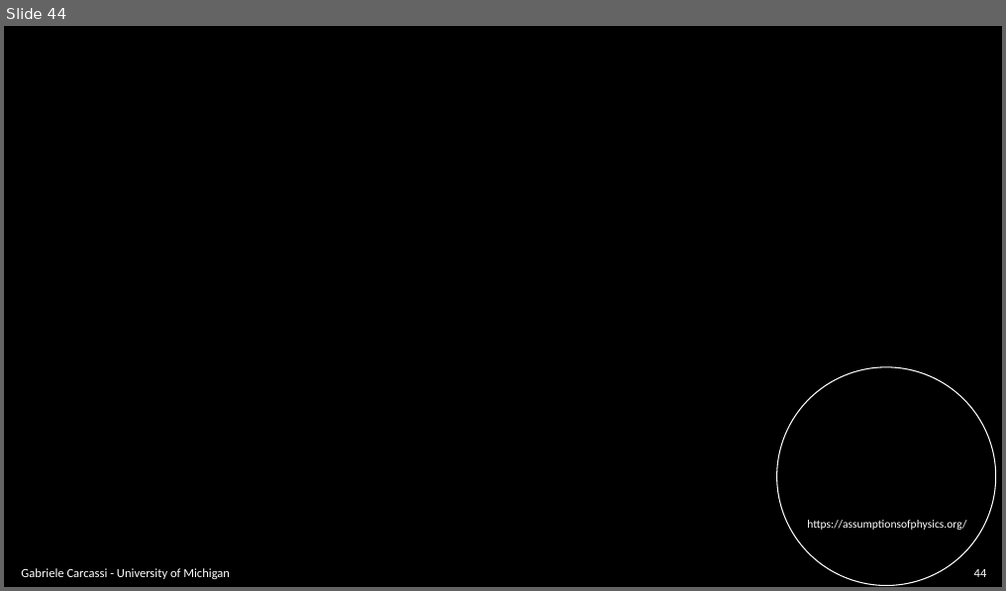
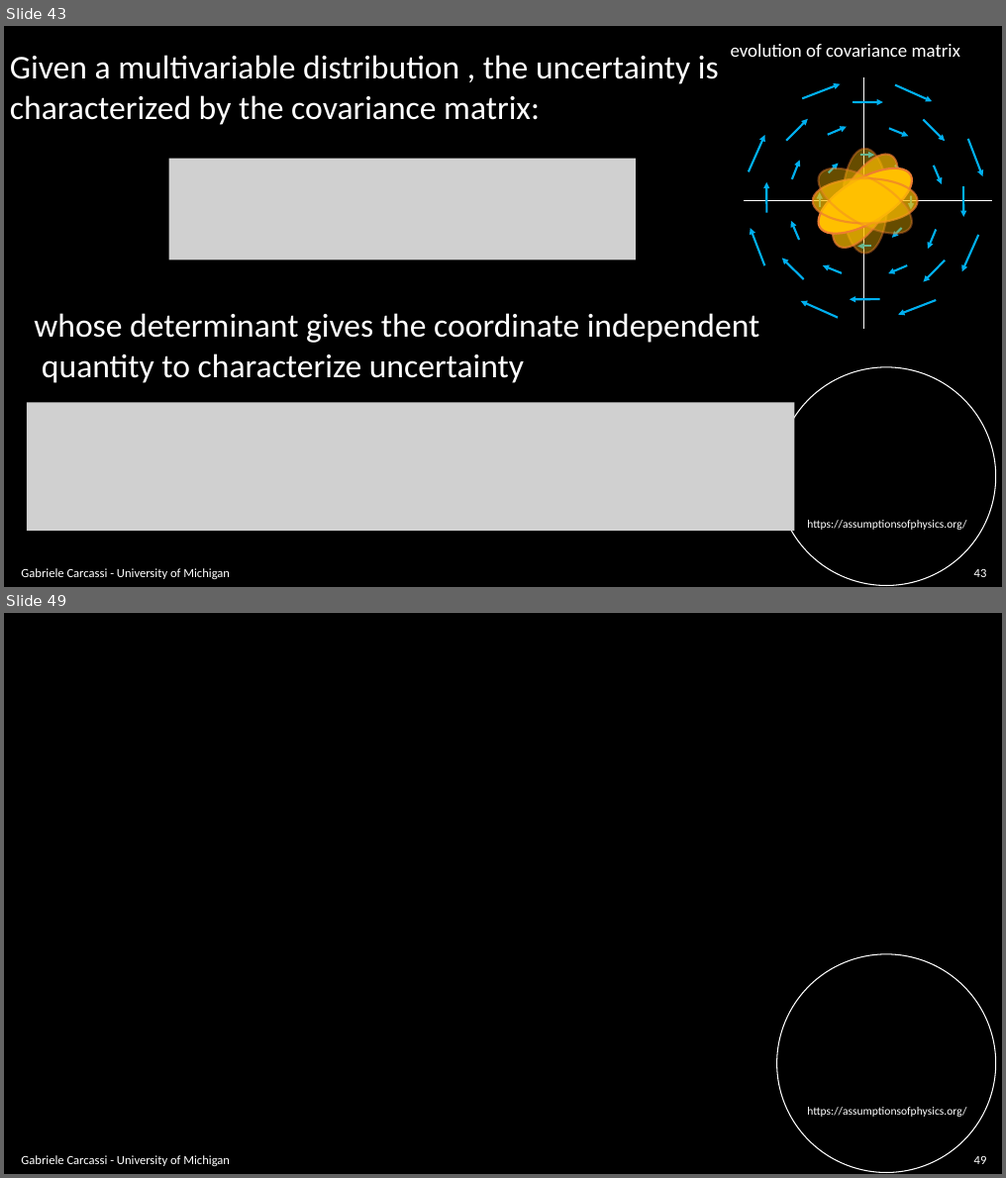
Before and after one commit to assumptionsofphysics/slides, a slide deck: BookCompanions-v2/RP-Class-3.pptx. Shown one above the other, each under a label of ours: slide 44 before the commit, slides 43 and 49 after it; the slides between them are not shown. The pictures are 1006x591 and 1006x1178 pixels, drawn with LibreOffice and Linux fonts; fonts in the diff are those of the drawing; grey boxes stand for pictures; background and template pictures are left out. Boxes give left, top, right and bottom in pixels: in the first picture for what was removed or moved away, otherwise in the second. Text is boxed around its words. In the diff, an @@ line names an element or a change of style, - is before the commit and + after.

```diff
--- a/BookCompanions-v2/RP-Class-3.pptx
+++ b/BookCompanions-v2/RP-Class-3.pptx
@@ slide 43 added at [4,26,1002,587], background #000000; not listed: 2 template elements that a slide beside it also shows @@
@@ text added at [10,55,719,125], 32 pt, text #FFFFFF @@
+Given a multivariable distribution , the uncertainty is
+characterized by the covariance matrix:
@@ text added at [731,44,960,57], 18 pt, text #FFFFFF @@
+evolution of covariance matrix
@@ group added at [748,84,983,318]: 32 arrows @@
@@ line added from (864, 76) to (864, 329), #FFFFFF 1 pt @@
@@ picture added at [168,159,635,261] @@
@@ group added at [808,145,922,258]: 5 ellipses @@
@@ line added from (992, 200) to (744, 200), #FFFFFF 1 pt @@
@@ text added at [34,313,760,383], 32 pt, text #FFFFFF @@
+whose determinant gives the coordinate independent
+quantity to characterize uncertainty
@@ picture added at [27,402,795,531] @@
@@ text added at [21,569,230,579], 12 pt, text #FFFFFF @@
+Gabriele Carcassi - University of Michigan
@@ page number added at [974,570,987,577], 12 pt, text #FFFFFF @@
+43
@@ what was slide 44 is now slide 49 @@
@@ page number at [974,1157,987,1164]: text changed @@
-44
+49
```
Also in this commit, not shown: 31 slides changed, 5 other slides added, 1 slide removed.
